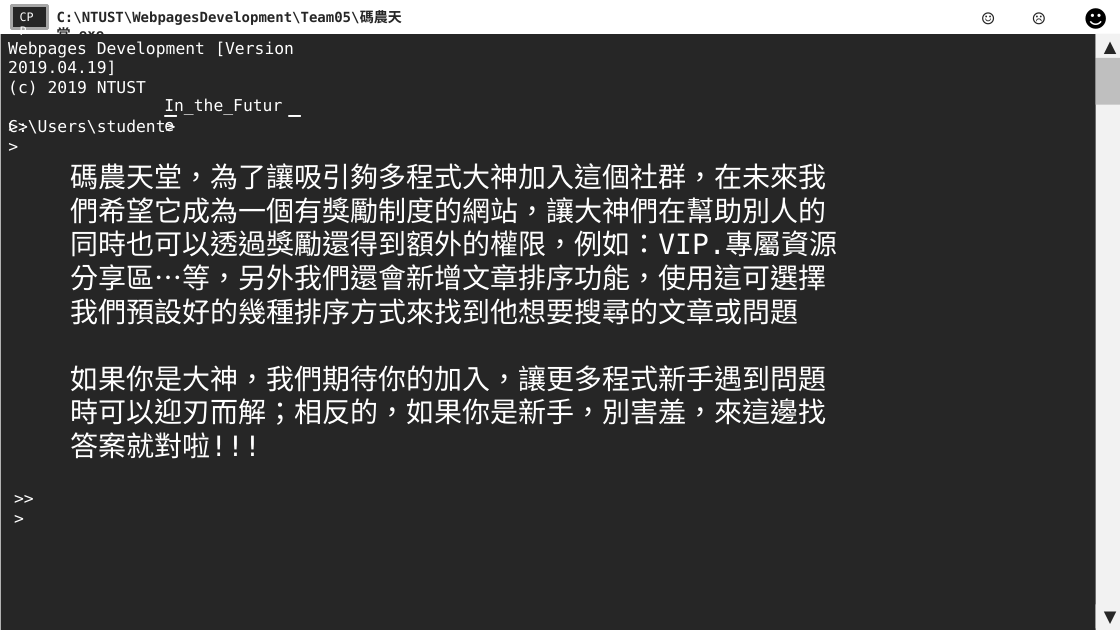
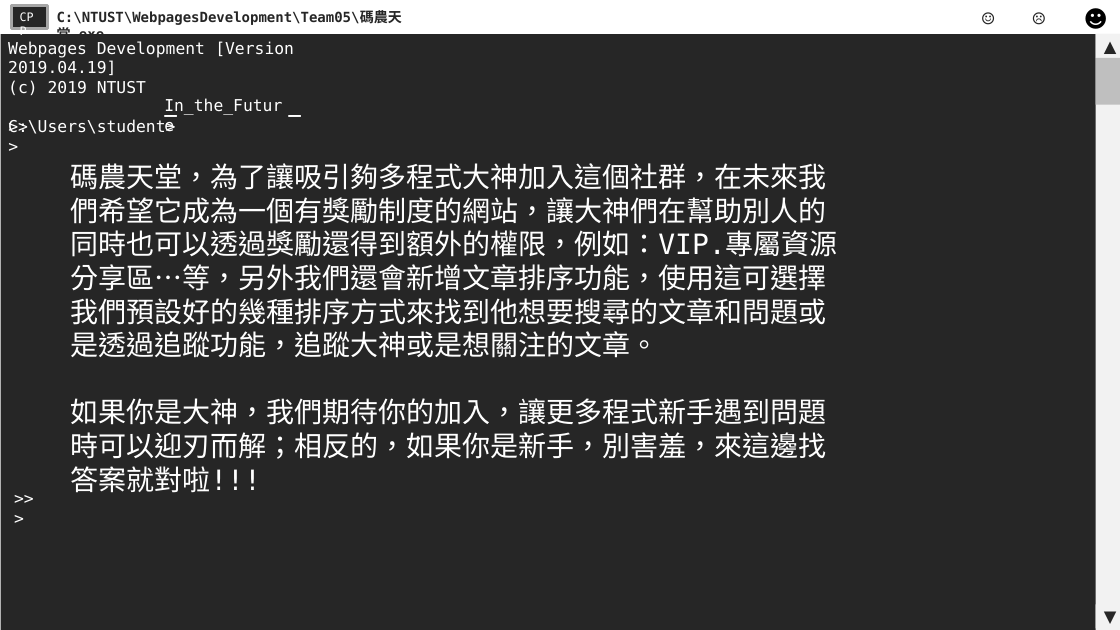
Before and after one commit to NTUST/108-team5, a slide deck: slide 10 of 期末報告第五組.pptx. Drawn at 1120x630 pixels with LibreOffice and Linux fonts; fonts in the diff are those of the drawing. Boxes give left, top, right and bottom in pixels: in the first picture for what was removed or moved away, otherwise in the second. Text is boxed around its words. In the diff, an @@ line names an element or a change of style, - is before the commit and + after.

```diff
--- a/期末報告第五組.pptx
+++ b/期末報告第五組.pptx
@@ text at (70,163,837,358): text changed @@
-碼農天堂，為了讓吸引夠多程式大神加入這個社群，在未來我們希望它成為一個有獎勵制度的網站，讓大神們在幫助別人的同時也可以透過獎勵還得到額外的權限，例如：VIP.專屬資源分享區…等，另外我們還會新增文章排序功能，使用這可選擇我們預設好的幾種排序方式來找到他想要搜尋的文章或問題
+碼農天堂，為了讓吸引夠多程式大神加入這個社群，在未來我們希望它成為一個有獎勵制度的網站，讓大神們在幫助別人的同時也可以透過獎勵還得到額外的權限，例如：VIP.專屬資源分享區…等，另外我們還會新增文章排序功能，使用這可選擇我們預設好的幾種排序方式來找到他想要搜尋的文章和問題或是透過追蹤功能，追蹤大神或是想關注的文章。
```
Also in this commit, not shown: 1 other slide changed.
